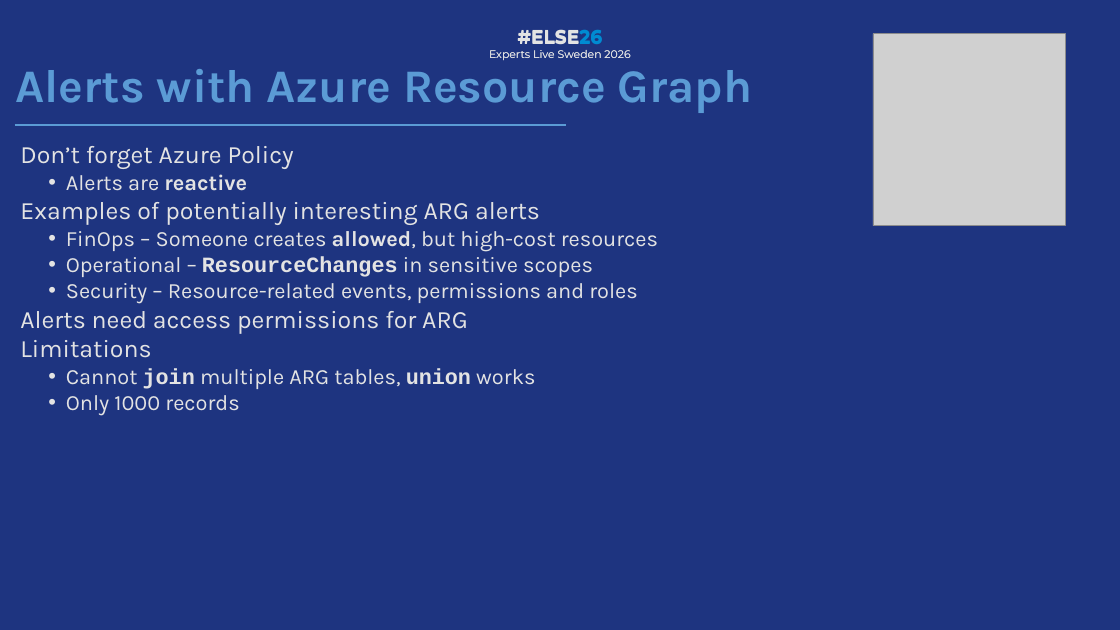
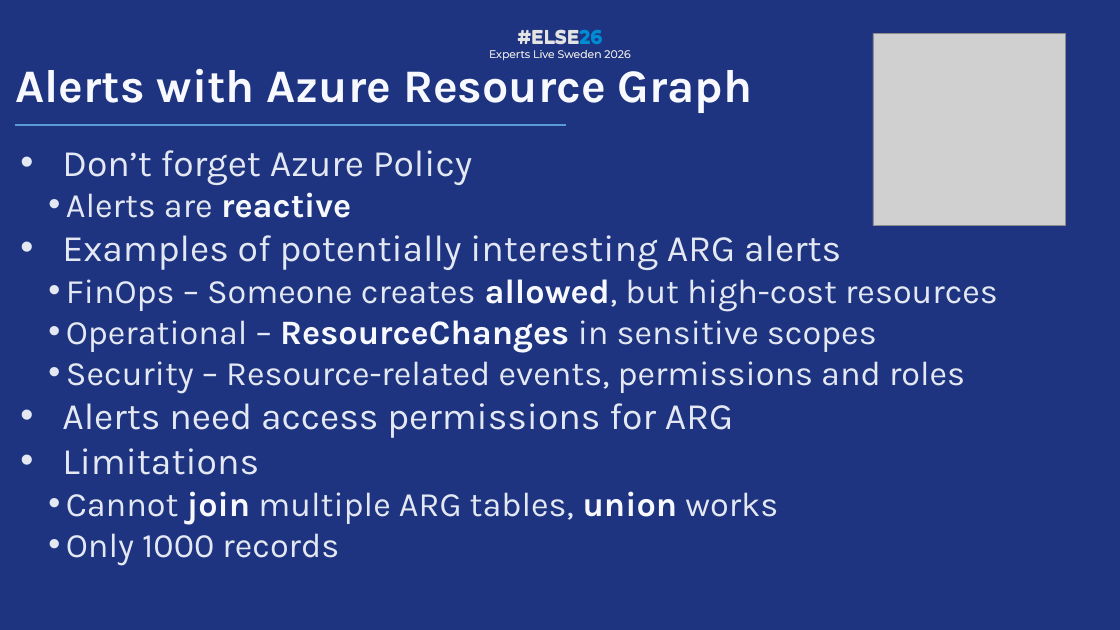
Before and after one commit to PalmEmanuel/ELSE26, a slide deck: slide 21 of ELSE26_TreasureHuntingInAzureWithKQL.pptx. Drawn at 1120x630 pixels with LibreOffice and Linux fonts; fonts in the diff are those of the drawing; grey boxes stand for pictures; background and template pictures are left out. Boxes give left, top, right and bottom in pixels: in the first picture for what was removed or moved away, otherwise in the second. Text is boxed around its words. In the diff, an @@ line names an element or a change of style, - is before the commit and + after.

```diff
--- a/ELSE26_TreasureHuntingInAzureWithKQL.pptx
+++ b/ELSE26_TreasureHuntingInAzureWithKQL.pptx
@@ title "Alerts with Azure Resource Graph" at (16, 68, 753, 113): text colour #5B9BD5 to #F7F9FF @@
@@ text "Don’t forget Azure Policy" at (62, 150, 998, 566): size 32 to 48 pt in "Don’t forget Azure Policy", "Examples of potentially interesting ARG alerts", "Alerts need access permissions for ARG", "Limitations"; text colour #E3E3E3 to #E3E8F2 in "Don’t forget Azure Policy", "Alerts are", "Examples of potentially interesting ARG alerts", "FinOps – Someone creates allowed, but high-cost ..." and 6 more places; size 28 to 44 pt in "Alerts are reactive", "FinOps – Someone creates allowed, but high-cost ...", "Operational – ResourceChanges in sensitive scopes", "Security – Resource-related events, permissions and roles" and 2 more places; text colour #E3E3E3 to #F7F9FF in "reactive", "allowed,", "ResourceChanges", "join union"; font Courier New to Karla in "ResourceChanges", "join union"; bullet none to • @@
```
Also in this commit, not shown: 22 other slides changed, 1 slide removed.
